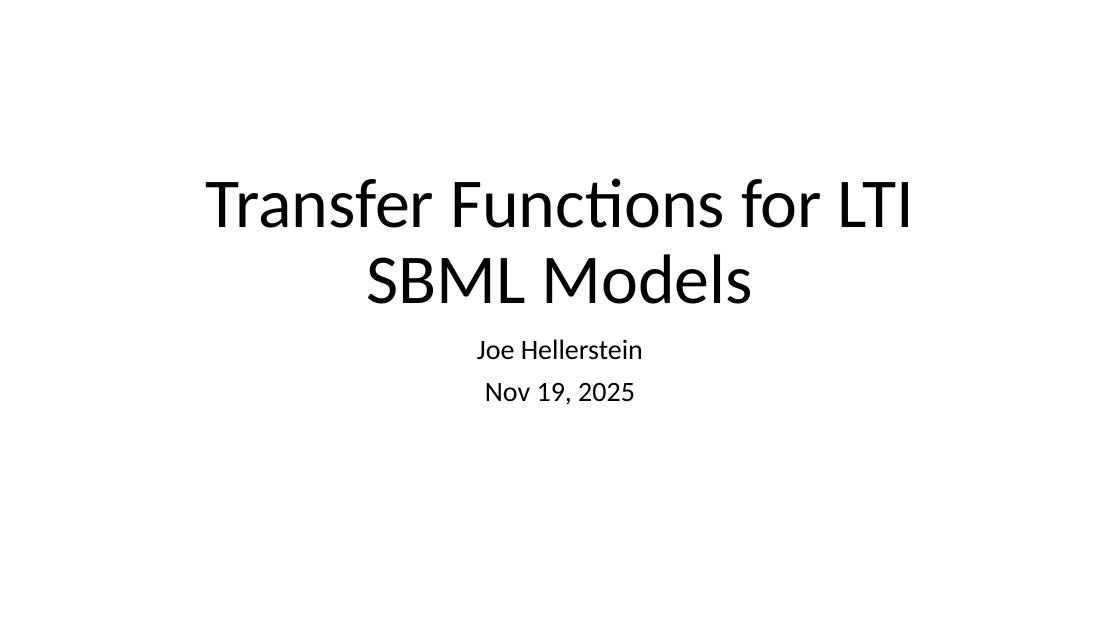
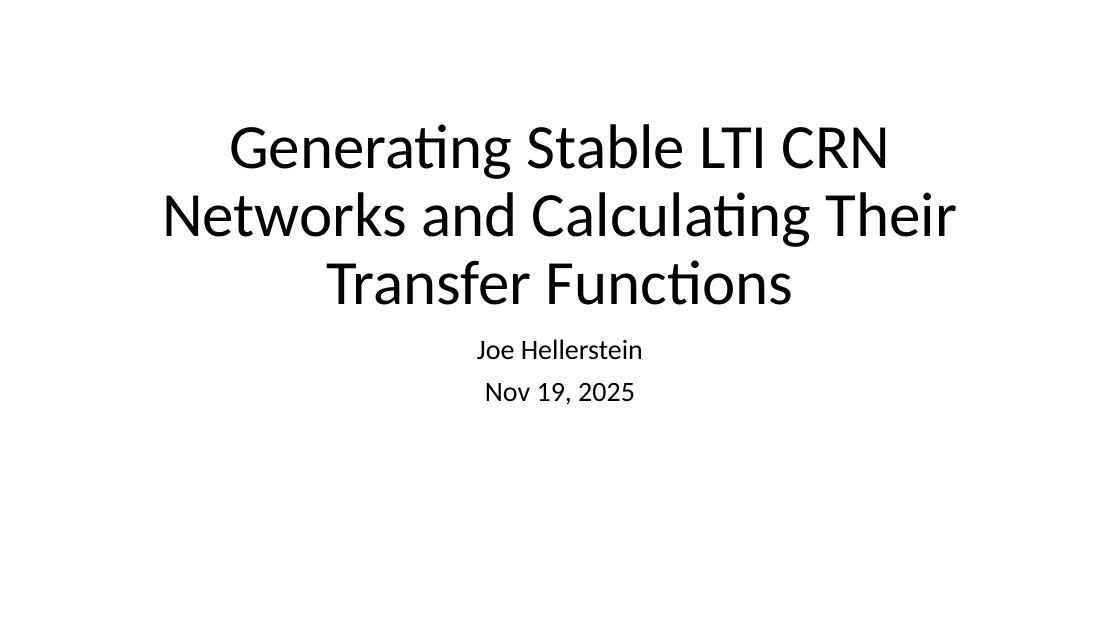
Before and after one commit to joseph-hellerstein/linear_reaction_networks, a slide deck: slide 1 of docs/Generating LRI CRNs.pptx. Drawn at 1120x630 pixels with LibreOffice and Linux fonts; fonts in the diff are those of the drawing. Boxes give left, top, right and bottom in pixels: in the first picture for what was removed or moved away, otherwise in the second. Text is boxed around its words. In the diff, an @@ line names an element or a change of style, - is before the commit and + after.

Commit message:
Progress on generating CRN networks and TransferFunctions.

```diff
--- a/docs/Generating LRI CRNs.pptx
+++ b/docs/Generating LRI CRNs.pptx
@@ title at (x1=162, y1=124, x2=957, y2=305): text changed; size 60 to 54 pt @@
-Transfer Functions for LTI SBML Models
+Generating Stable LTI CRN Networks and Calculating Their Transfer Functions
```
Also in this commit, not shown: 1 other slide changed, 1 slide added, 7 other files.
